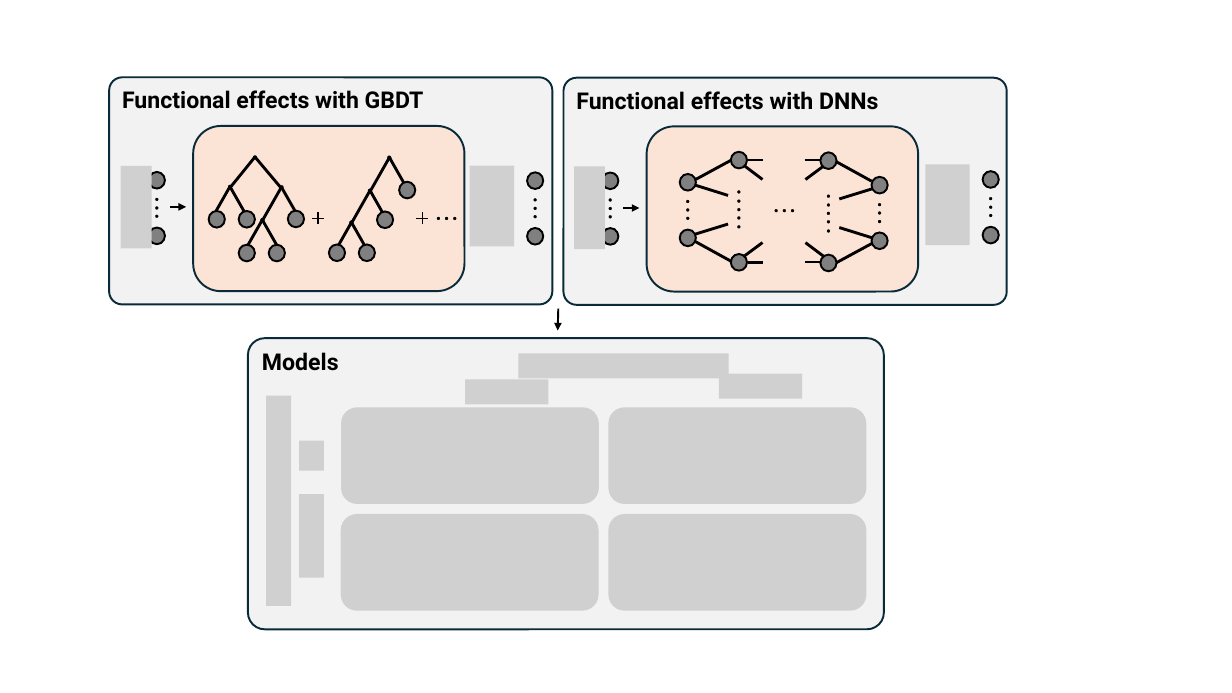
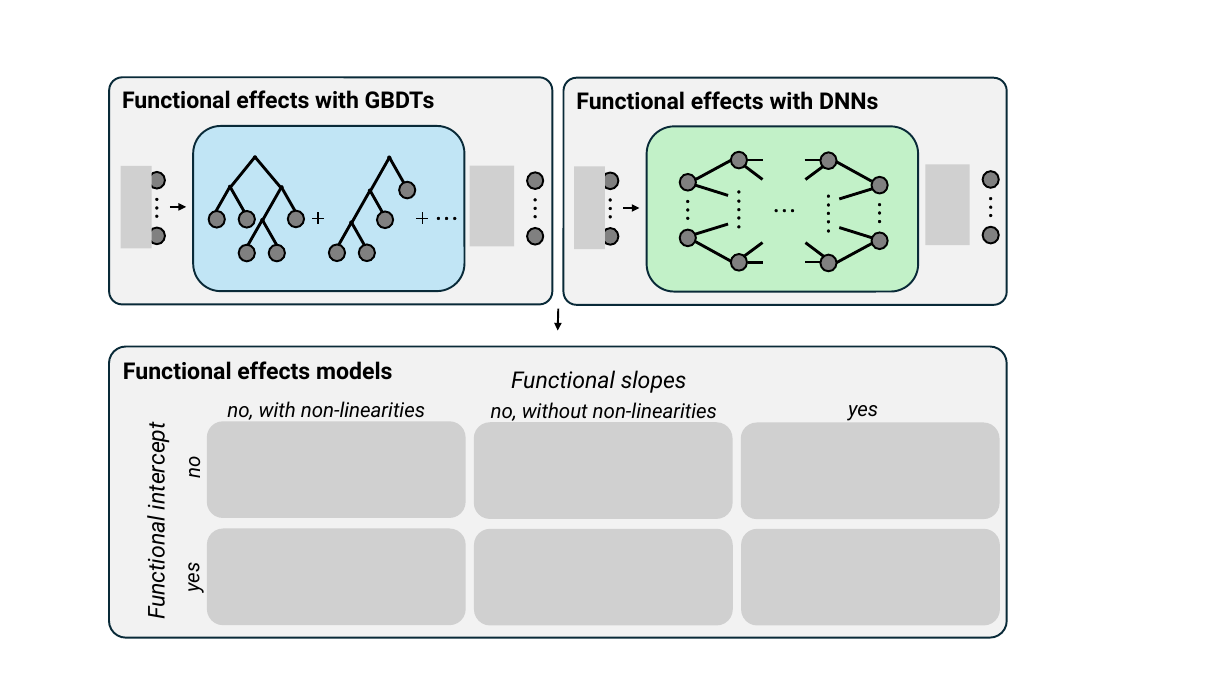
Before and after one commit to big-ucl/functional-effects-model, a slide deck: slide 2 of diagram.pptx. Drawn at 1232x693 pixels with LibreOffice and Linux fonts; fonts in the diff are those of the drawing; grey boxes stand for pictures. Boxes give left, top, right and bottom in pixels: in the first picture for what was removed or moved away, otherwise in the second. Text is boxed around its words. In the diff, an @@ line names an element or a change of style, - is before the commit and + after.

```diff
--- a/diagram.pptx
+++ b/diagram.pptx
@@ text in rounded rectangle at box(122, 90, 435, 109): text changed @@
-Functional effects with GBDT
+Functional effects with GBDTs
@@ rounded rectangle at box(193, 126, 465, 291): fill #FBE3D6 to #C1E5F5 @@
@@ rounded rectangle at box(647, 127, 919, 292): fill #FBE3D6 to #C2F1C8 @@
@@ rounded rectangle "Functional effects models": place and size @@
-rounded rectangle "Functional effects models" at box(248, 338, 884, 629)
+rounded rectangle "Functional effects models" at box(109, 347, 1007, 638)
@@ text in rounded rectangle at box(123, 361, 393, 380): text changed @@
-Models
+Functional effects models
@@ group added at box(140, 370, 878, 626): 7 texts, 2 pictures @@
+yes
+no, with non-linearities
+Functional intercept
+yes
+no
+no, without non-linearities
+Functional slopes
@@ picture: place and size @@
-picture at box(341, 408, 599, 505)
+picture at box(207, 421, 466, 518)
@@ group removed at box(267, 354, 802, 606): 6 pictures @@
@@ picture: place and size @@
-picture at box(608, 408, 866, 505)
+picture at box(741, 422, 1000, 519)
@@ picture: place and size @@
-picture at box(341, 514, 599, 611)
+picture at box(207, 529, 466, 626)
@@ picture: place and size @@
-picture at box(608, 514, 866, 611)
+picture at box(741, 529, 1000, 626)
```
Also in this commit, not shown: 1 slide added, 1 slide removed, 1 other file.
